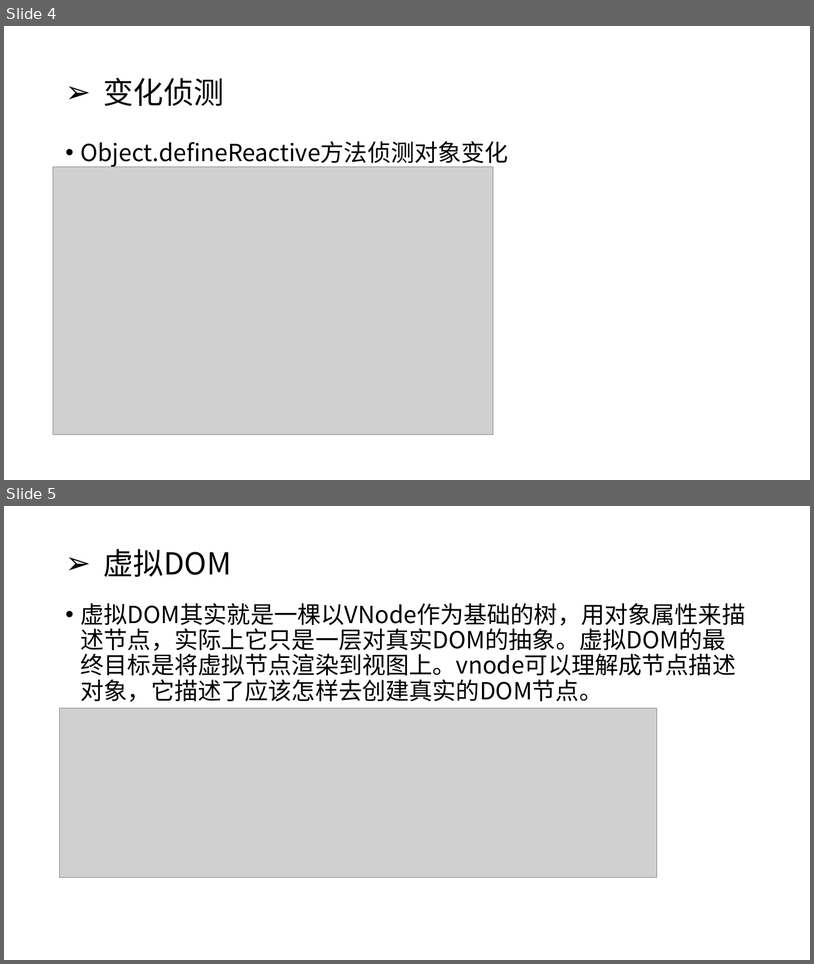
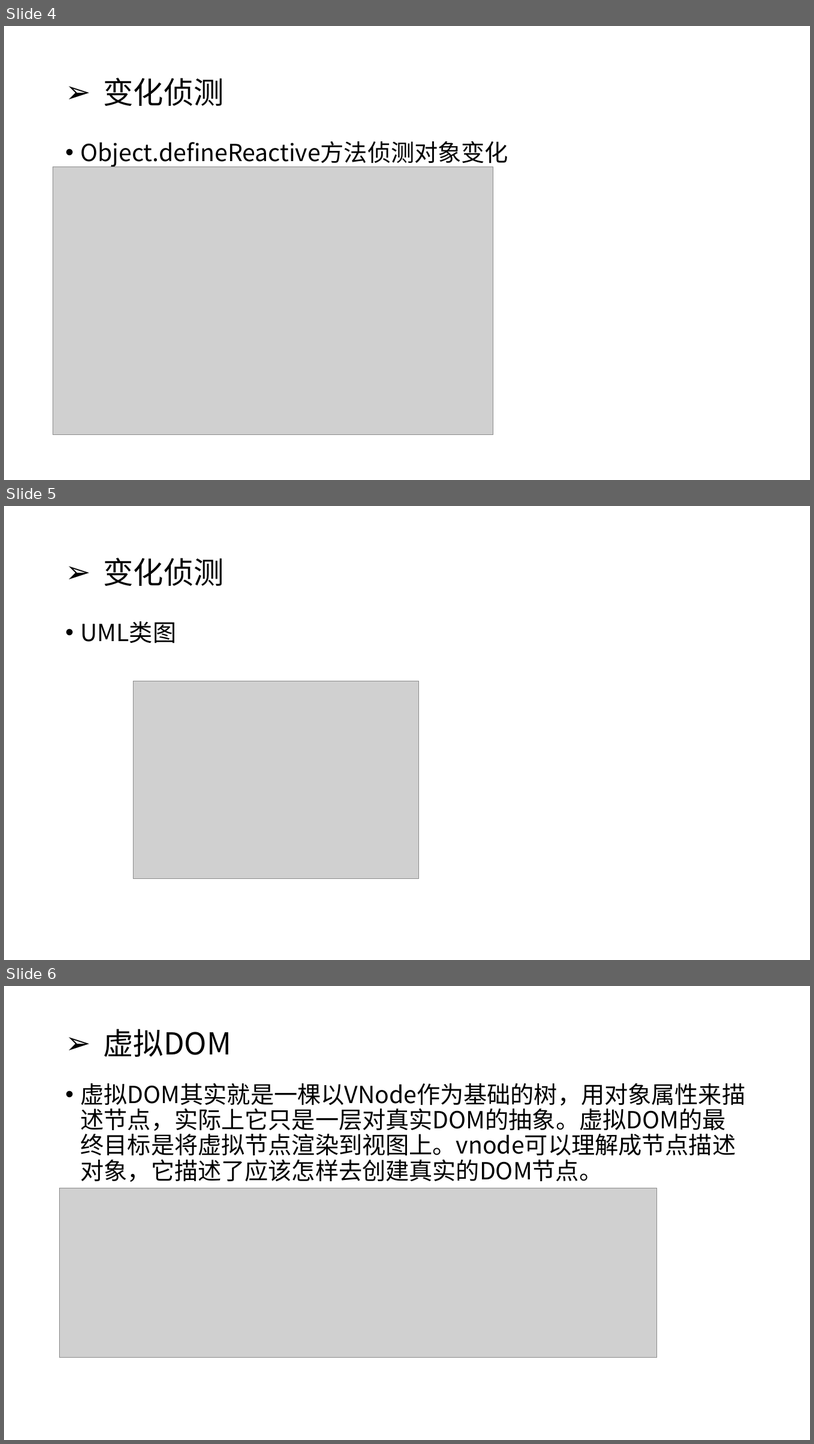
Before and after one commit to changwenbiao/share, a slide deck: vue原码分析.pptx. Shown one above the other, each under a label of ours: slides 4 and 5 before the commit, slides 4, 5 and 6 after it. The pictures are 814x964 and 814x1444 pixels, drawn with LibreOffice and Linux fonts; fonts in the diff are those of the drawing; grey boxes stand for pictures. Boxes give left, top, right and bottom in pixels: in the first picture for what was removed or moved away, otherwise in the second. Text is boxed around its words. In the diff, an @@ line names an element or a change of style, - is before the commit and + after.

Commit message:
添加UML类图

```diff
--- a/vue原码分析.pptx
+++ b/vue原码分析.pptx
@@ slide 5 added at (x1=4, y1=506, x2=810, y2=960), background #FFFFFF @@
@@ title added at (x1=103, y1=558, x2=224, y2=586), 36 pt, text #000000 @@
+➢ 变化侦测
@@ text added at (x1=81, y1=621, x2=177, y2=643), 28 pt, text #000000 @@
+• UML类图
@@ picture added at (x1=133, y1=681, x2=419, y2=878) @@
@@ what was slide 5 is now slide 6 @@
```
